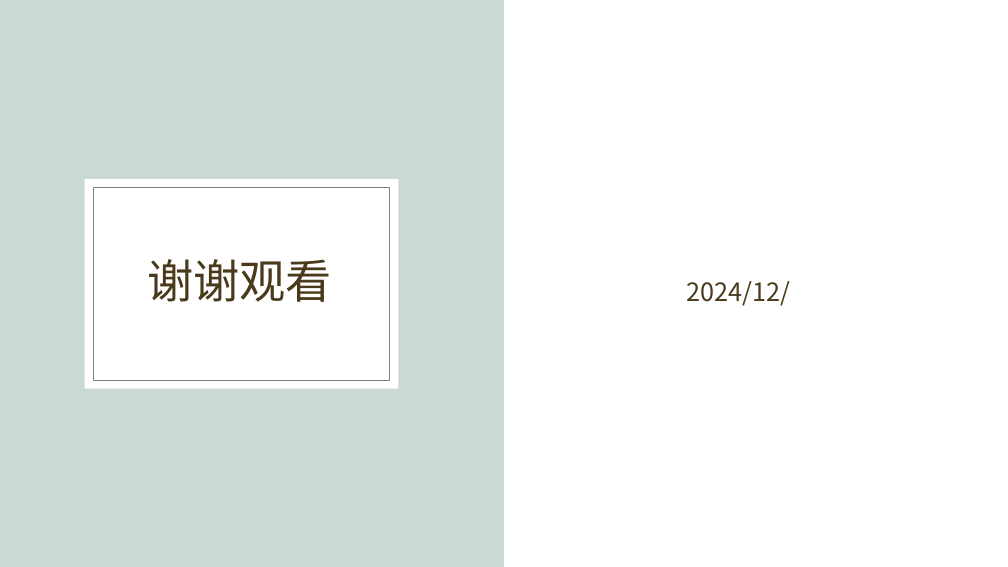
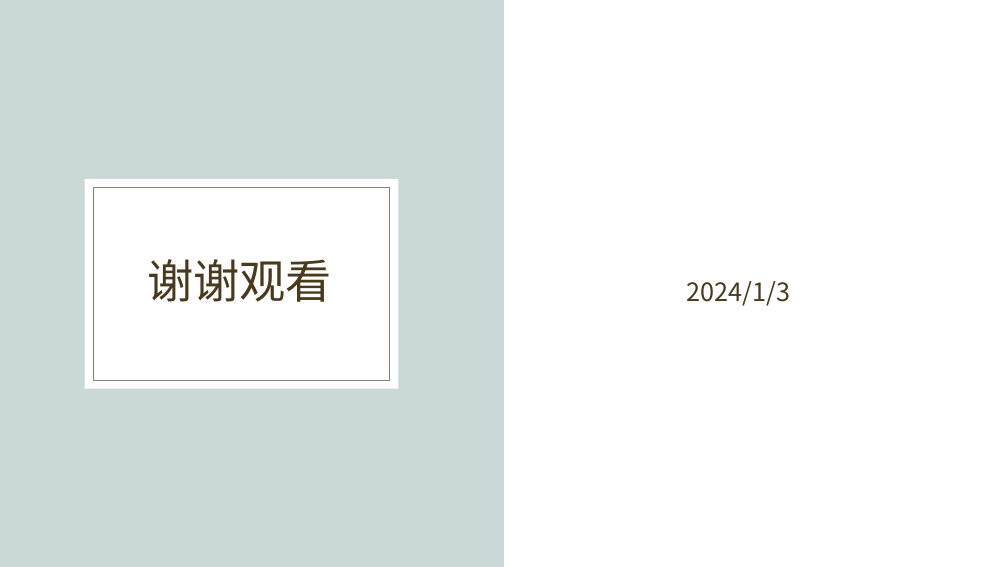
Before and after one commit to yzss-1001/bilbil_description, a slide deck: slide 15 of bilbil评论数据分析.pptx (slide 13 before the commit). Drawn at 1008x567 pixels with LibreOffice and Linux fonts; fonts in the diff are those of the drawing; background and template pictures are left out. Boxes give left, top, right and bottom in pixels: in the first picture for what was removed or moved away, otherwise in the second. Text is boxed around its words. In the diff, an @@ line names an element or a change of style, - is before the commit and + after.

```diff
--- a/bilbil评论数据分析.pptx
+++ b/bilbil评论数据分析.pptx
@@ text at [686,281,790,306]: text changed @@
-2024/12/
+2024/1/3
```
Also in this commit, not shown: 3 other slides changed, 2 slides added.
